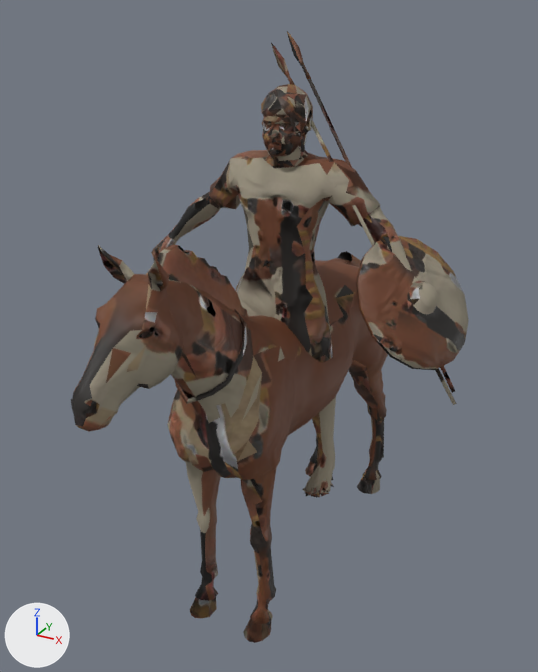
Before and after pictures for a commit that changed the glTF model public/battles/models/numidian-cavalry.glb.
The view is the same before and after, from a 50 mm camera at (1.33, -2.69, 2.4) aimed at (-0.01, -0.27, 1.19). The lights are fixed; the arrows at lower left show +X, +Y and +Z. The older version comes first. Objects named as collision shapes, trigger or cutter boxes, shadow casters or lower levels of detail are left out. Vertices at exactly the same position are counted once.

The first picture shows 'LOD0'.
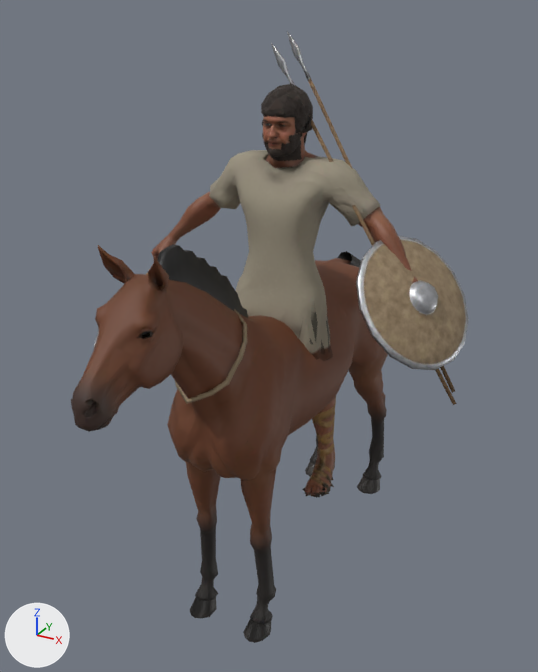
Edits to the scene script, one JSON object a line:
```json
{"block": "me_lod0", "where": "me_lod0.from_pydata(...)  # 3826 vertices, 7224 faces; spans x -0.8..0.77, y -1.37..0.79, z 0.0..2.33"}
{"block": "me_lod0", "where": "# used by ob_lod0; location = (0.0, 0.0, 0.0)"}
{"block": "me_lod0", "change": "me_lod0 part 1: 358 of 3826 vertices moved; they spanned x -0.37..0.37, y -0.3..-0.01, z 1.05..1.9 and now span x -0.37..0.37, y -0.29..-0.01, z 1.07..1.9; mean shift (0.0, 0.0, -0.01); largest move (0.31, -0.06, 1.77) -> (-0.21, -0.22, 1.08)"}
{"block": "me_lod0", "change": "me_lod0 part 2: 5130 kept faces spanning x -0.8..0.77, y -1.37..0.79, z 0.0..2.33 get new texture (UV) coordinates"}
```

What differs and where, as boxes [x1, y1, x2, y2] in the pictures (538 x 672 px; the box of a moved part takes in the faces that stretch with it):
```json
{"part": 1, "of": "me_lod0", "change": "moved or reshaped", "before": [209, 150, 380, 362], "after": [209, 150, 380, 361]}
{"part": 2, "of": "me_lod0", "change": "surface changed", "before": [71, 31, 469, 643], "after": [71, 31, 469, 643]}
```
